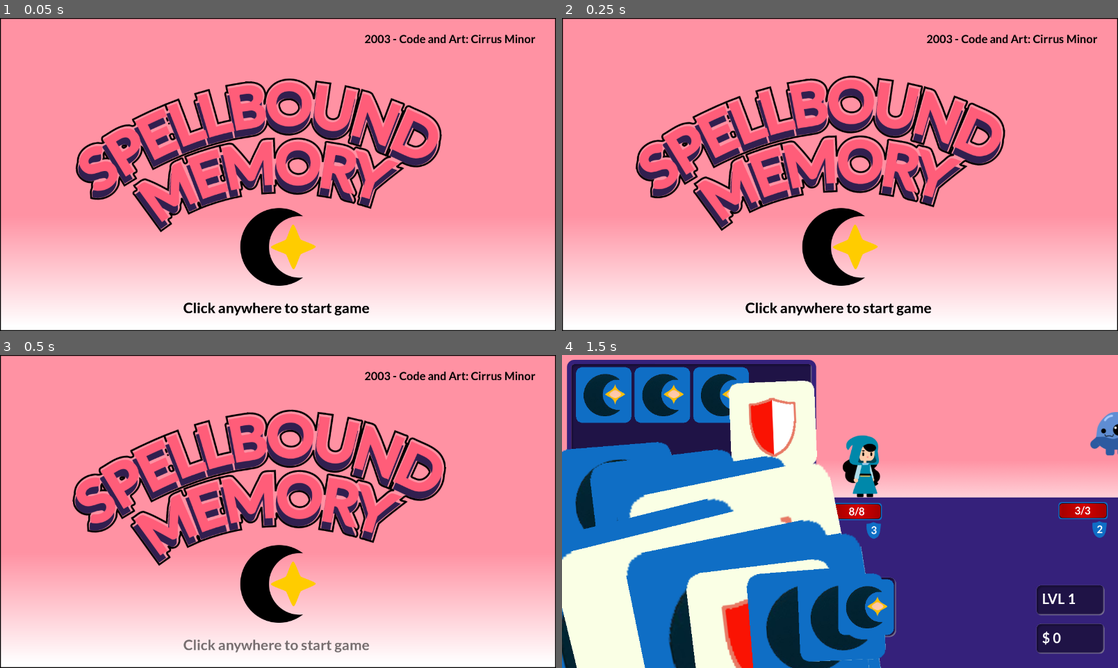
Above: before the commit, frames 1-4 (two rows, left to right).
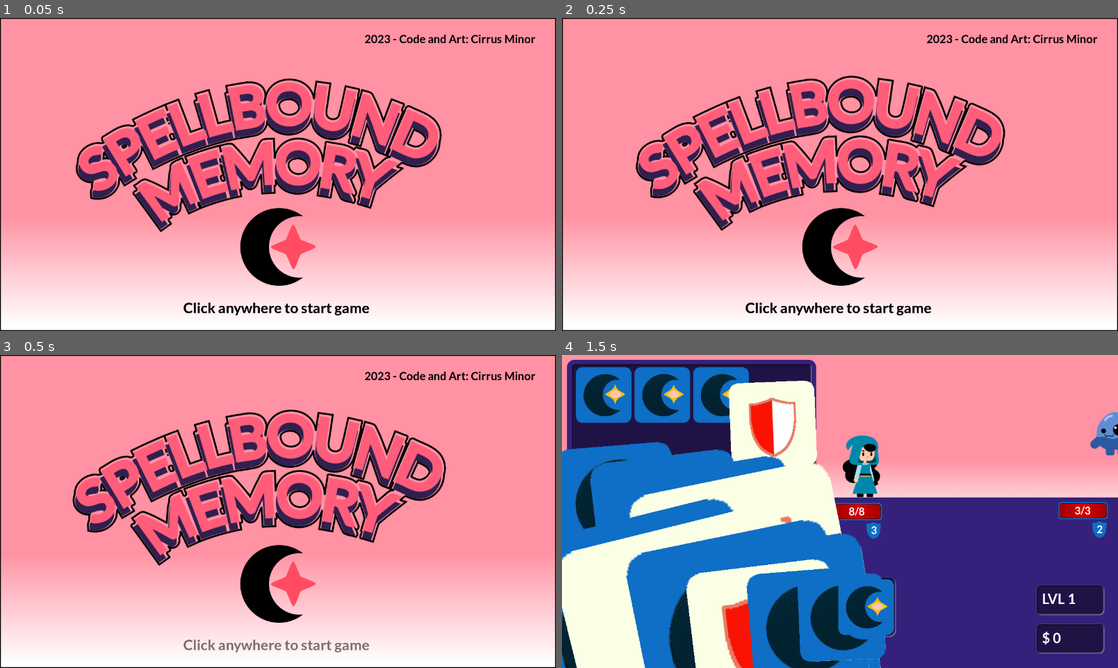
Above: after the commit, the same moments.

Repository: Cirrus-Minor/Spellbound-Memory
Game: Godot game, scene res://Scenes/main.tscn
Same seed, same stepped clock (60 frames per second), same inputs: the game is played once before the commit and once after it.
Inputs (mouse positions are in pixels of both pictures, inside the frame that each line leads up to):
- Up to frame 1 (0.05 s): no input
- Up to frame 2 (0.25 s): no input
- Up to frame 3 (0.5 s): no input
- Up to frame 4 (1.5 s): tap Enter at 0.5 s; move the mouse to (962, 495) at 0.52 s; click (962, 495) at 0.67 s; move the mouse to (617, 473) at 1.27 s; click (617, 473) at 1.42 s

The runs differ from the first frame. In frame 1, 0.4% of the frame differs, in the area x 48-70%, y 5-81%; in frame 2, 0.4%; in frame 3, 0.4%; in frame 4, nothing differs.

Commit message:
Add Icon and new UI

Diff:
--- a/Scenes/starting_screen.tscn
+++ b/Scenes/starting_screen.tscn
@@ -1,12 +1,12 @@
 [gd_scene load_steps=5 format=3 uid="uid://2ufjkv0hu541"]
 
-[ext_resource type="Script" path="res://Scenes/starting_screen.gd" id="1_w380c"]
+[ext_resource type="Script" path="res://Scripts/starting_screen.gd" id="1_np8x6"]
 [ext_resource type="Texture2D" uid="uid://d0h174kp8t6nj" path="res://Assets/Backgrounds/Sky.png" id="2_l5jl4"]
 [ext_resource type="Texture2D" uid="uid://da87i0w31bn1d" path="res://Assets/UI/GameTitle.png" id="2_tdgcx"]
 [ext_resource type="FontFile" uid="uid://hmsr1uee8lho" path="res://Assets/Fonts/Lato-Bold.ttf" id="4_gpaji"]
 
 [node name="StartingScreen" type="Node2D"]
-script = ExtResource("1_w380c")
+script = ExtResource("1_np8x6")
 
 [node name="Sky" type="Sprite2D" parent="."]
 texture = ExtResource("2_l5jl4")
@@ -27,7 +27,7 @@
 theme_override_colors/font_color = Color(0, 0, 0, 1)
 theme_override_fonts/font = ExtResource("4_gpaji")
 theme_override_font_sizes/font_size = 26
-text = "2003 - Code and Art: Cirrus Minor"
+text = "2023 - Code and Art: Cirrus Minor"
 
 [node name="Usage" type="Label" parent="."]
 offset_left = 422.0
--- a/icon.svg
+++ b/icon.svg
@@ -1 +1,112 @@
-<svg height="128" width="128" xmlns="http://www.w3.org/2000/svg"><rect x="2" y="2" width="124" height="124" rx="14" fill="#363d52" stroke="#212532" stroke-width="4"/><g transform="scale(.101) translate(122 122)"><g fill="#fff"><path d="M105 673v33q407 354 814 0v-33z"/><path fill="#478cbf" d="m105 673 152 14q12 1 15 14l4 67 132 10 8-61q2-11 15-15h162q13 4 15 15l8 61 132-10 4-67q3-13 15-14l152-14V427q30-39 56-81-35-59-83-108-43 20-82 47-40-37-88-64 7-51 8-102-59-28-123-42-26 43-46 89-49-7-98 0-20-46-46-89-64 14-123 42 1 51 8 102-48 27-88 64-39-27-82-47-48 49-83 108 26 42 56 81zm0 33v39c0 276 813 276 813 0v-39l-134 12-5 69q-2 10-14 13l-162 11q-12 0-16-11l-10-65H447l-10 65q-4 11-16 11l-162-11q-12-3-14-13l-5-69z"/><path d="M483 600c3 34 55 34 58 0v-86c-3-34-55-34-58 0z"/><circle cx="725" cy="526" r="90"/><circle cx="299" cy="526" r="90"/></g><g fill="#414042"><circle cx="307" cy="532" r="60"/><circle cx="717" cy="532" r="60"/></g></g></svg>
+<?xml version="1.0" encoding="UTF-8" standalone="no"?>
+<svg
+   height="128"
+   width="128"
+   version="1.1"
+   id="svg7"
+   sodipodi:docname="icon.svg"
+   inkscape:version="1.3.2 (091e20e, 2023-11-25, custom)"
+   xmlns:inkscape="http://www.inkscape.org/namespaces/inkscape"
+   xmlns:sodipodi="http://sodipodi.sourceforge.net/DTD/sodipodi-0.dtd"
+   xmlns="http://www.w3.org/2000/svg"
+   xmlns:svg="http://www.w3.org/2000/svg">
+  <defs
+     id="defs7" />
+  <sodipodi:namedview
+     id="namedview7"
+     pagecolor="#ffffff"
+     bordercolor="#666666"
+     borderopacity="1.0"
+     inkscape:showpageshadow="2"
+     inkscape:pageopacity="0.0"
+     inkscape:pagecheckerboard="0"
+     inkscape:deskcolor="#d1d1d1"
+     inkscape:zoom="1.6230469"
+     inkscape:cx="-40.048135"
+     inkscape:cy="84.717208"
+     inkscape:window-width="1920"
+     inkscape:window-height="1009"
+     inkscape:window-x="-8"
+     inkscape:window-y="-8"
+     inkscape:window-maximized="1"
+     inkscape:current-layer="svg7" />
+  <rect
+     x="2"
+     y="2"
+     width="124"
+     height="124"
+     rx="14"
+     fill="#363d52"
+     stroke="#212532"
+     stroke-width="4"
+     id="rect1"
+     style="display:none" />
+  <g
+     transform="matrix(0.101,0,0,0.101,12.322,12.322)"
+     id="g7"
+     style="display:none">
+    <g
+       fill="#ffffff"
+       id="g4">
+      <path
+         d="m 105,673 v 33 q 407,354 814,0 v -33 z"
+         id="path1" />
+      <path
+         fill="#478cbf"
+         d="m 105,673 152,14 q 12,1 15,14 l 4,67 132,10 8,-61 q 2,-11 15,-15 h 162 q 13,4 15,15 l 8,61 132,-10 4,-67 q 3,-13 15,-14 L 919,673 V 427 q 30,-39 56,-81 -35,-59 -83,-108 -43,20 -82,47 -40,-37 -88,-64 7,-51 8,-102 -59,-28 -123,-42 -26,43 -46,89 -49,-7 -98,0 -20,-46 -46,-89 -64,14 -123,42 1,51 8,102 -48,27 -88,64 -39,-27 -82,-47 -48,49 -83,108 26,42 56,81 z m 0,33 v 39 c 0,276 813,276 813,0 v -39 l -134,12 -5,69 q -2,10 -14,13 l -162,11 q -12,0 -16,-11 L 577,735 H 447 l -10,65 q -4,11 -16,11 L 259,800 q -12,-3 -14,-13 l -5,-69 z"
+         id="path2" />
+      <path
+         d="m 483,600 c 3,34 55,34 58,0 v -86 c -3,-34 -55,-34 -58,0 z"
+         id="path3" />
+      <circle
+         cx="725"
+         cy="526"
+         r="90"
+         id="circle3" />
+      <circle
+         cx="299"
+         cy="526"
+         r="90"
+         id="circle4" />
+    </g>
+    <g
+       fill="#414042"
+       id="g6">
+      <circle
+         cx="307"
+         cy="532"
+         r="60"
+         id="circle5" />
+      <circle
+         cx="717"
+         cy="532"
+         r="60"
+         id="circle6" />
+    </g>
+  </g>
+  <g
+     id="g8"
+     style="display:inline"
+     transform="matrix(0.66287558,0,0,0.64372967,153.96033,27.720683)">
+    <path
+       id="path14"
+       style="fill:#000000;stroke:none;stroke-width:0.523771;stroke-linecap:round;stroke-linejoin:round"
+       d="m -133.13091,-33.012878 a 89.37088,89.37088 0 0 0 -89.3709,89.370861 89.37088,89.37088 0 0 0 89.3709,89.370897 89.37088,89.37088 0 0 0 54.799595,-19.04031 70.852589,70.852589 0 0 1 -7.29634,0.5221 70.852589,70.852589 0 0 1 -70.852685,-70.852687 70.852589,70.852589 0 0 1 70.852685,-70.852688 70.852589,70.852589 0 0 1 7.44363,0.402785 89.37088,89.37088 0 0 0 -54.946885,-18.920958 z" />
+    <path
+       sodipodi:type="star"
+       style="fill:#ff4c61;fill-opacity:1;stroke:none;stroke-width:0.465;stroke-linecap:round;stroke-linejoin:round"
+       id="path1-1"
+       inkscape:flatsided="false"
+       sodipodi:sides="4"
+       sodipodi:cx="121.30583"
+       sodipodi:cy="128.382"
+       sodipodi:r1="48.01955"
+       sodipodi:r2="22.569187"
+       sodipodi:arg1="-0.010525927"
+       sodipodi:arg2="0.77487224"
+       inkscape:rounded="0.12"
+       inkscape:randomized="0"
+       d="m 169.32272,127.87656 c 0.0452,4.29733 -28.88429,13.22475 -31.89097,16.29541 -3.00668,3.07065 -11.32315,32.18169 -15.62048,32.22692 -4.29732,0.0452 -13.22475,-28.88428 -16.2954,-31.89097 -3.07066,-3.00668 -32.181693,-11.32315 -32.226928,-15.62048 -0.04524,-4.29732 28.884288,-13.22474 31.890968,-16.2954 3.00669,-3.07065 11.32315,-32.181691 15.62048,-32.226926 4.29733,-0.04524 13.22475,28.884286 16.2954,31.890966 3.07066,3.00669 32.1817,11.32316 32.22693,15.62048 z"
+       transform="matrix(1.073032,0,0,1.073032,-230.61143,-81.399978)" />
+  </g>
+</svg>
Binary file changed: Assets/Backgrounds/Sky.png
Renamed: Scenes/starting_screen.gd -> Scripts/starting_screen.gd
